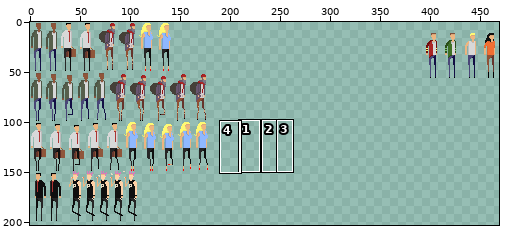
Two versions of one sprite sheet, Input Combos/Game/textures/characters_spritesheets.png. Above: a wide view before the commit, with the close-up outlined.
Close-up. As it was:
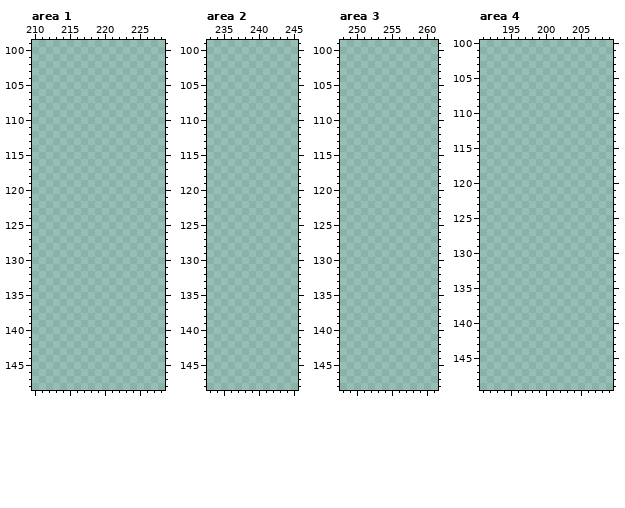
The file is 490x230 pixels. Colours within 5 levels of each other are drawn and written as one. Shown: area 1: x 210..228, y 99..148; area 2: x 233..245, y 99..148; area 3: x 248..261, y 99..148; area 4: x 191..209, y 100..149. The wide view leaves out empty margins. The commit also changed other parts of the picture, which this record leaves out.
The same view after the edit:
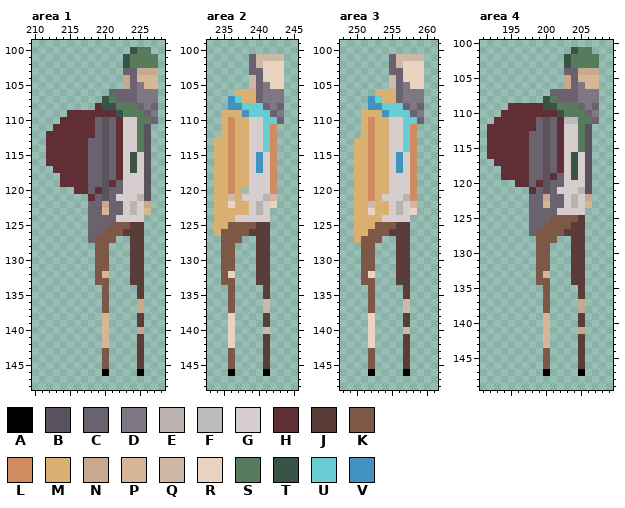
Palette (. is transparent): A #000000  B #5a525d  C #6a626e  D #807785  E #b9b2ae  F #bcbcbc  G #d6cece  H #602f35  J #5a3d38  K #7d5847  L #d08b60  M #d9b071  N #c7a98d  P #d7b696  Q #ceb9a8  R #ead3c0  S #587b5d  T #395347  U #68ccd2  V #4192be
Difference:
Changed rows in their new state; - is an unchanged pixel.
Area 1:
first column x 212:
100 ------------TSS-
101 -----------TSSSS
102 -----------TSSSS
103 -----------CCNNN
104 -----------NCPPP
105 -----------NCDPP
106 ---------CCCCDDD
107 --------TSCCCDDD
108 -------HTTSSSCDC
109 ---HHHHHHHTSSSCD
110 --HHHHHCBCHGGSSC
111 -HHHHHHCBCHGGSB-
112 HHHHHHHCBCHGGSB-
113 HHHHHHCCBCHGGSB-
114 HHHHHHCCBCHGGSB-
115 HHHHHHCCBCHGTGB-
116 HHHHHHCCBCHGTGB-
117 -HHHHHCCBCHGTGB-
118 --HHHHCCBCHGGGB-
119 --HHHHCCBHCGGGB-
120 ----HHCHBCCGGGB-
121 ------HCBCGGGEB-
122 ------CCNCCGEGN-
123 ------CCPCCGEGP-
124 ------CCCCGGGG--
125 ------CCCKKKJJ--
126 ------CCKKKJJJ--
127 ------CKKK--JJ--
128 -------KK---JJ--
129 -------KK---JJ--
130 -------KK---JJ--
131 -------KK---JJ--
132 -------KP---JJ--
133 -------KK---JJ--
134 --------K----J--
135 --------K----J--
136 --------K----N--
137 --------K----N--
138 --------P----J--
139 --------P----J--
140 --------P----N--
141 --------P----J--
142 --------P----J--
143 --------K----J--
144 --------K----J--
145 --------K----J--
146 --------A----A--
Area 2:
first column x 234:
101 -----CQQQQ
102 -----CQRRR
103 -----CCRRR
104 -----QCRRR
105 -----QCDRR
106 ---MMMCDDD
107 --VUMMCDDD
108 --VVUUUCDC
109 -MMMVUUUCD
110 -MLMMGGUUC
111 -MLMMGGUL-
112 -MLMMGGUL-
113 MMLMMGGUL-
114 MMLMMGGUL-
115 MMLMMGVGL-
116 MMLMMGVGL-
117 MMLMMGVGL-
118 MMLMMGGGL-
119 MMLMMGGGL-
120 MMLM-GGGL-
121 MMQMGGGEQ-
122 MMRMMGEGR-
123 MMMMMGEG--
124 MMMGGGGG--
125 MMKKKKJJ--
126 MKKKKJJJ--
127 -KKK--JJ--
128 -KK---JJ--
129 -KK---JJ--
130 -KK---JJ--
131 -KK---JJ--
132 -KR---JJ--
133 -KK---JJ--
134 --K----J--
135 --K----J--
136 --K----Q--
137 --K----Q--
138 --R----J--
139 --R----J--
140 --R----Q--
141 --R----J--
142 --R----J--
143 --K----J--
144 --K----J--
145 --K----J--
146 --A----A--
Area 3:
first column x 250:
101 -----CQQQQ
102 -----CQRRR
103 -----CCRRR
104 -----QCRRR
105 -----QCDRR
106 ---MMMCDDD
107 --VUMMCDDD
108 --VVUUUCDC
109 -MMMVUUUCD
110 -MLMMGGUUC
111 -MLMMGGUL-
112 -MLMMGGUL-
113 MMLMMGGUL-
114 MMLMMGGUL-
115 MMLMMGVGL-
116 MMLMMGVGL-
117 MMLMMGVGL-
118 MMLMMGGGL-
119 MMLMMGGGL-
120 MMLMMGGGL-
121 MMLMGGGEL-
122 MMQMMGEGQ-
123 MMRMMGEGR-
124 MMMMGGGG--
125 MMMKKKJJ--
126 MMKKKJJJ--
127 MKKK--JJ--
128 -KK---JJ--
129 -KK---JJ--
130 -KK---JJ--
131 -KK---JJ--
132 -KR---JJ--
133 -KK---JJ--
134 --K----J--
135 --K----J--
136 --K----Q--
137 --K----Q--
138 --R----J--
139 --R----J--
140 --R----Q--
141 --R----J--
142 --R----J--
143 --K----J--
144 --K----J--
145 --K----J--
146 --A----A--
Area 4:
first column x 192:
101 ------------TSS-
102 -----------TSSSS
103 -----------TSSSS
104 -----------CCNNN
105 -----------NCPPP
106 -----------NCDPP
107 ---------CCCCDDD
108 --------TSCCCDDD
109 ---HHHHHTTSSSCDC
110 --HHHHHHHHTSSSCD
111 -HHHHHHCBCHFFSSC
112 HHHHHHHCBCHGGSB-
113 HHHHHHCCBCHGGSB-
114 HHHHHHCCBCHGGSB-
115 HHHHHHCCBCHGGSB-
116 HHHHHHCCBCHGTGB-
117 -HHHHHCCBCHGTGB-
118 --HHHHCCBCHGTGB-
119 --HHHHCCBHCGTGB-
120 ----HHCHBCCGGGB-
121 ------HCBCGGGEB-
122 ------CCNCCGEGN-
123 ------CCPCCGEGP-
124 ------CCCCGGGG--
125 ------CCCKKKKJ--
126 ------CCKKKKJJ--
127 ------CKKKKJJJ--
128 -------KKK--JJ--
129 -------KK---JJ--
130 -------KK---JJ--
131 -------KK---JJ--
132 -------KK---JJ--
133 -------KP---JJ--
134 -------KK---JJ--
135 --------K----J--
136 --------K----J--
137 --------K----N--
138 --------K----N--
139 --------P----J--
140 --------P----J--
141 --------P----N--
142 --------P----J--
143 --------P----J--
144 --------K----J--
145 --------K----J--
146 --------K----J--
147 --------A----A--
Pixel boxes of the changes (left, top, right, bottom) in both close-ups:
added: (46, 47, 158, 376)
added: (214, 54, 284, 376)
added: (354, 54, 424, 376)
added: (487, 47, 599, 376)
